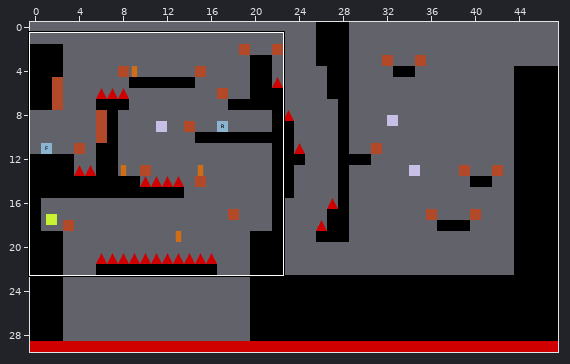
A Tiled map gets an edit: maps/level_04.tmx. Above: a wide view before the commit, with the close-up outlined.
Close-up. Earlier state:
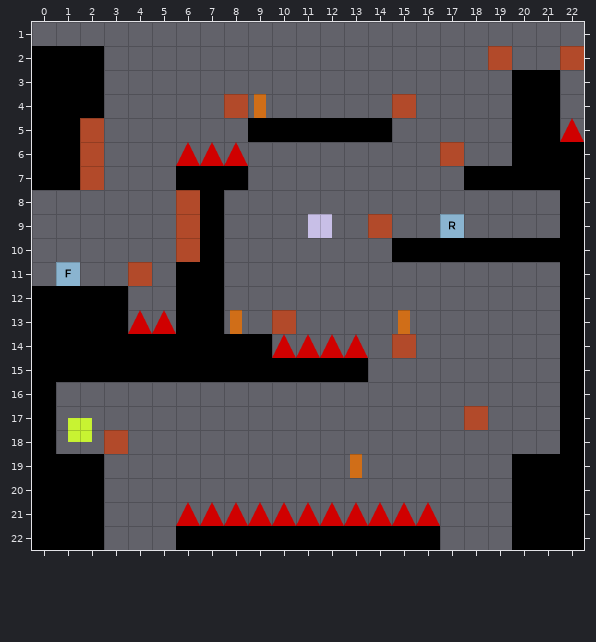
Cells are 64x64 px. Shown: x 0..22, y 1..22.
And afterwards:
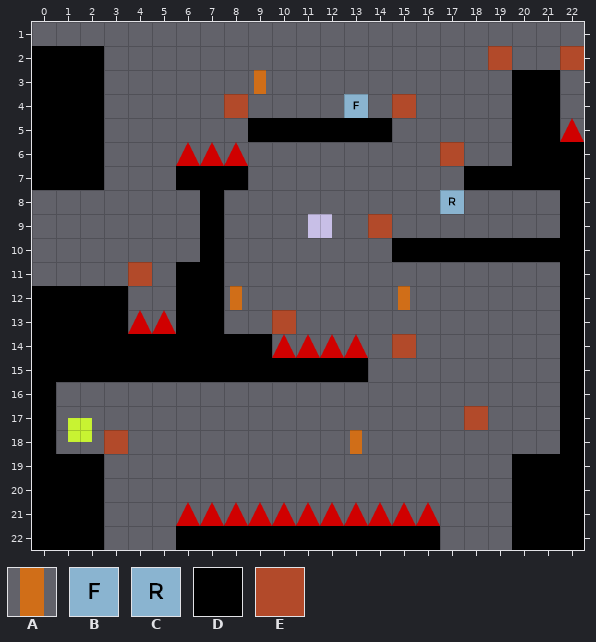
Key: from "tileset": A 47, B 55, C 57, D 78, E 81.
_ is an empty cell.
Objects are placed by their top-left corner, in cells (3,4 is the top-left corner of cell 3,4); size is 1x1 cell unless given.
What changed:
{"where": "layer \"layer_platforms\""}
{"y":5,"x":2,"old":"E","new":"D"}
{"y":6,"x":2,"old":"E","new":"D"}
{"y":7,"x":2,"old":"E","new":"D"}
{"y":8,"x":6,"old":"E","new":"_"}
{"y":9,"x":6,"old":"E","new":"_"}
{"y":10,"x":6,"old":"E","new":"_"}
{"where": "layer \"SpawnFrog\""}
{"now": "B at 13,4"}
{"where": "layer \"SpawnRaven\""}
{"was": "C at 17,9", "now": "C at 17,8"}
{"was": "B at 1,11"}
{"where": "layer \"Stake\""}
{"was": "A at 9,4", "now": "A at 9,3"}
{"was": "A at 8,13", "now": "A at 8,12"}
{"was": "A at 15,13", "now": "A at 15,12"}
{"was": "A at 13,19", "now": "A at 13,18"}
